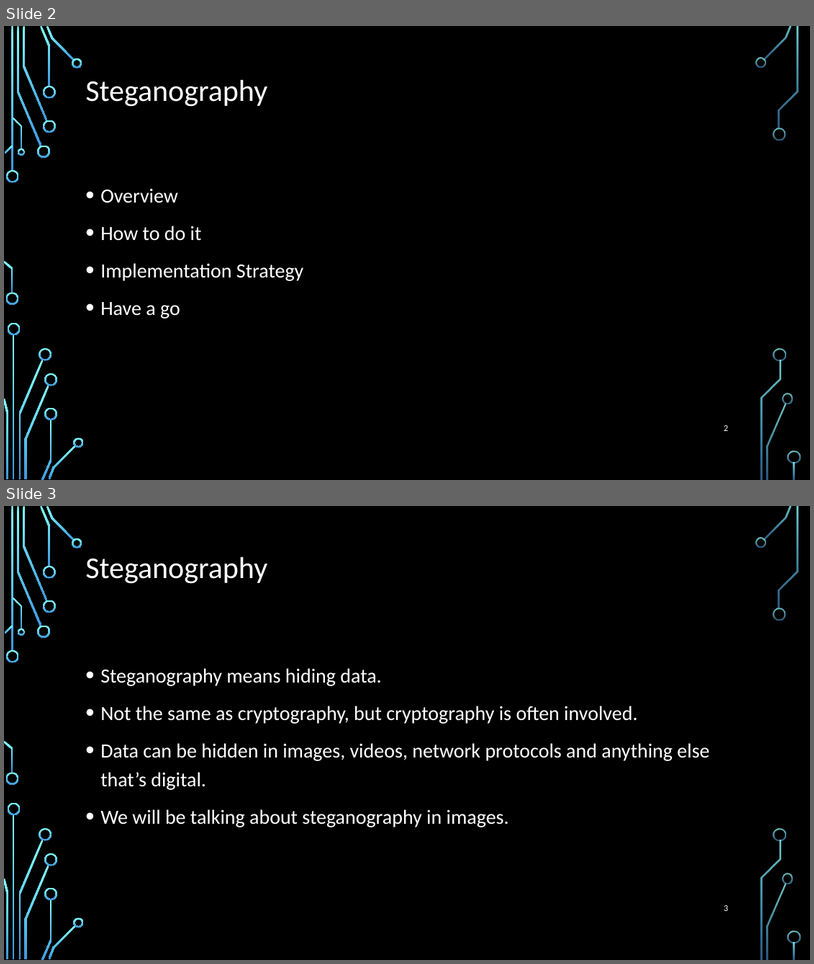
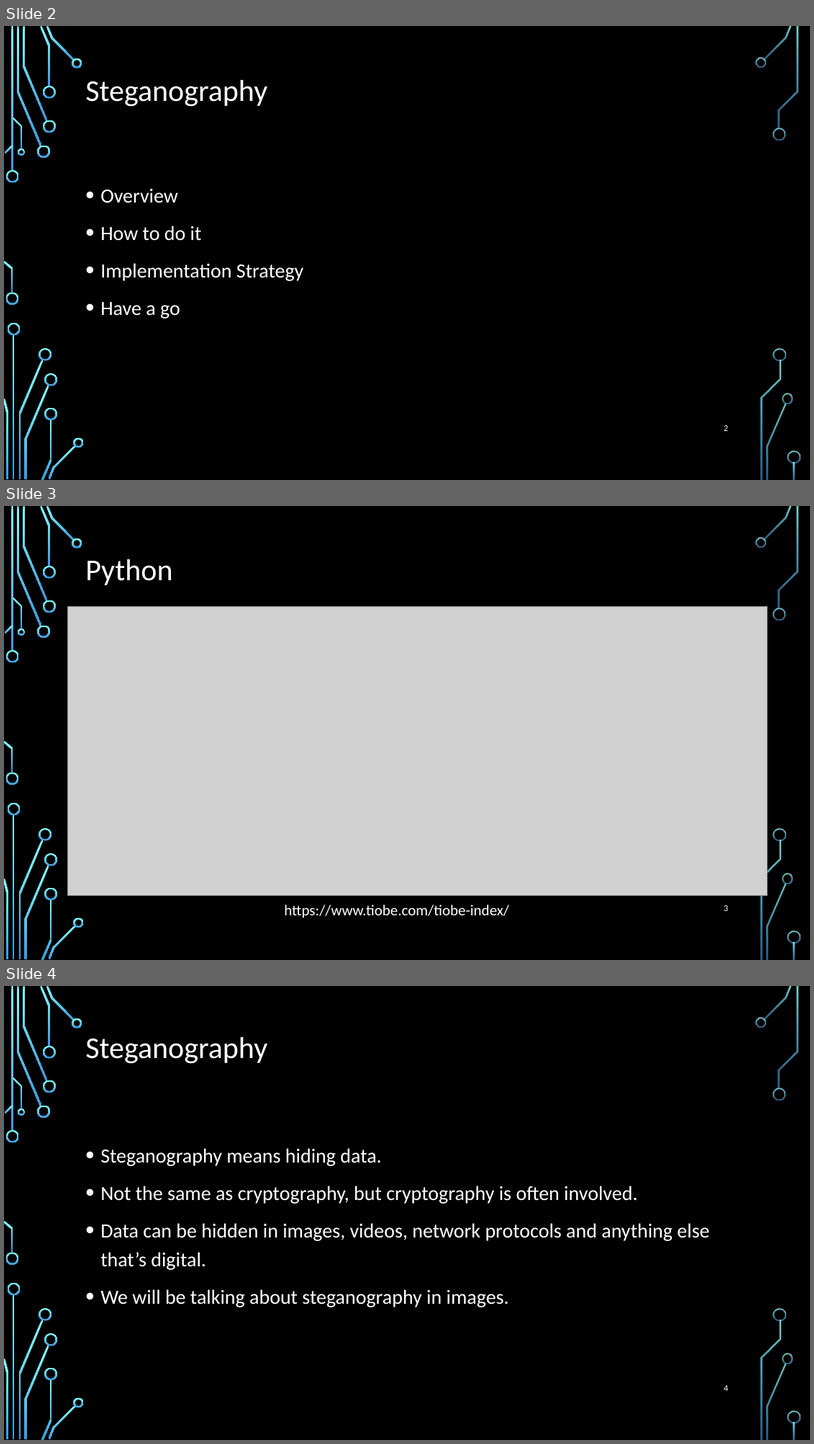
Before and after one commit to torrens/kainosSteg, a slide deck: kainosSteg.pptx. Shown one above the other, each under a label of ours: slides 2 and 3 before the commit, slides 2, 3 and 4 after it. The pictures are 814x964 and 814x1444 pixels, drawn with LibreOffice and Linux fonts; fonts in the diff are those of the drawing; grey boxes stand for pictures; background and template pictures are left out. Boxes give left, top, right and bottom in pixels: in the first picture for what was removed or moved away, otherwise in the second. Text is boxed around its words. In the diff, an @@ line names an element or a change of style, - is before the commit and + after.

```diff
--- a/kainosSteg.pptx
+++ b/kainosSteg.pptx
@@ slide 3 added at box(4, 506, 810, 960), background picture (left out); not listed: 36 template elements that a slide beside it also shows @@
@@ text added at box(85, 559, 172, 585), 36 pt, text #FFFFFF @@
+Python
@@ picture added at box(67, 606, 768, 896) @@
@@ text added at box(284, 904, 509, 918), 18 pt, text #FFFFFF @@
+https://www.tiobe.com/tiobe-index/
@@ page number added at box(724, 905, 728, 911), 10.5 pt, text #FFFFFF @@
+3
@@ what was slide 3 is now slide 4 @@
@@ page number at box(724, 1385, 728, 1391): text changed @@
-3
+4
```
Also in this commit, not shown: 4 other files.
